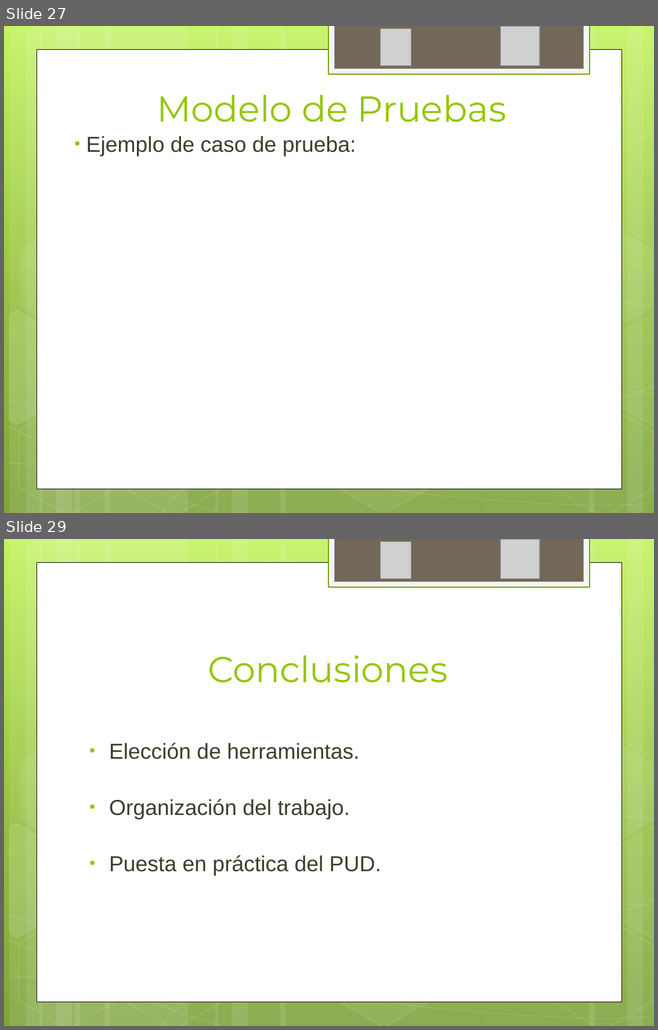
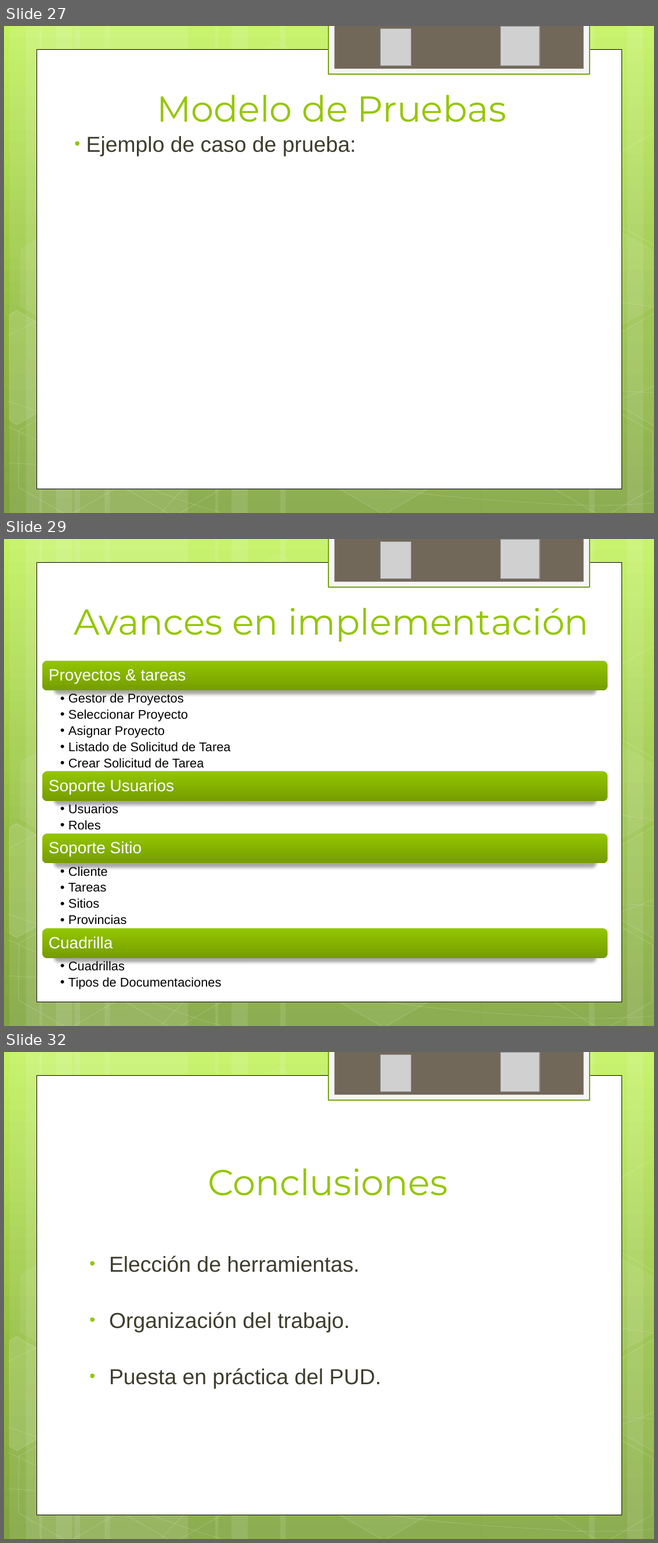
Before and after one commit to ptissera/habilitacion-profesional-2012-4k4, a slide deck: Documentacion/Proyecto/Iteracion3/Presentacion 3 - Modelos del Sistema.pptx. Shown one above the other, each under a label of ours: slides 27 and 29 before the commit, slides 27, 29 and 32 after it; the slides between them are not shown. The pictures are 658x1030 and 658x1543 pixels, drawn with LibreOffice and Linux fonts; fonts in the diff are those of the drawing; grey boxes stand for pictures. Boxes give left, top, right and bottom in pixels: in the first picture for what was removed or moved away, otherwise in the second. Text is boxed around its words. In the diff, an @@ line names an element or a change of style, - is before the commit and + after.

Commit message:
avances de implementacion y seguimiento de la planificacion

```diff
--- a/Documentacion/Proyecto/Iteracion3/Presentacion 3 - Modelos del Sistema.pptx
+++ b/Documentacion/Proyecto/Iteracion3/Presentacion 3 - Modelos del Sistema.pptx
@@ slide 29 added at bbox=[4, 539, 654, 1026], background gradient #C3F35F to #93BF3F to #81A53E; not listed: 31 template elements that a slide beside it also shows @@
@@ picture added at bbox=[380, 541, 411, 578] @@
@@ picture added at bbox=[500, 540, 540, 579] @@
@@ title added at bbox=[74, 608, 589, 642], 40 pt, text #94C600 @@
+Avances en implementación
@@ group added at bbox=[42, 660, 607, 990]: 8 texts, 4 rounded rectangles @@
+Proyectos & tareas
+  •• Gestor de Proyectos
+  •• Seleccionar Proyecto
+  •• Asignar Proyecto
+  •• Listado de Solicitud de Tarea
+  •• Crear Solicitud de Tarea
+Soporte Usuarios
+  •• Usuarios
+  •• Roles
+Soporte Sitio
+  •• Cliente
+  •• Tareas
+  •• Sitios
+  •• Provincias
+Cuadrilla
+  •• Cuadrillas
+  •• Tipos de Documentaciones
@@ what was slide 29 is now slide 32 @@
```
Also in this commit, not shown: 1 slide changed, 2 other slides added.
